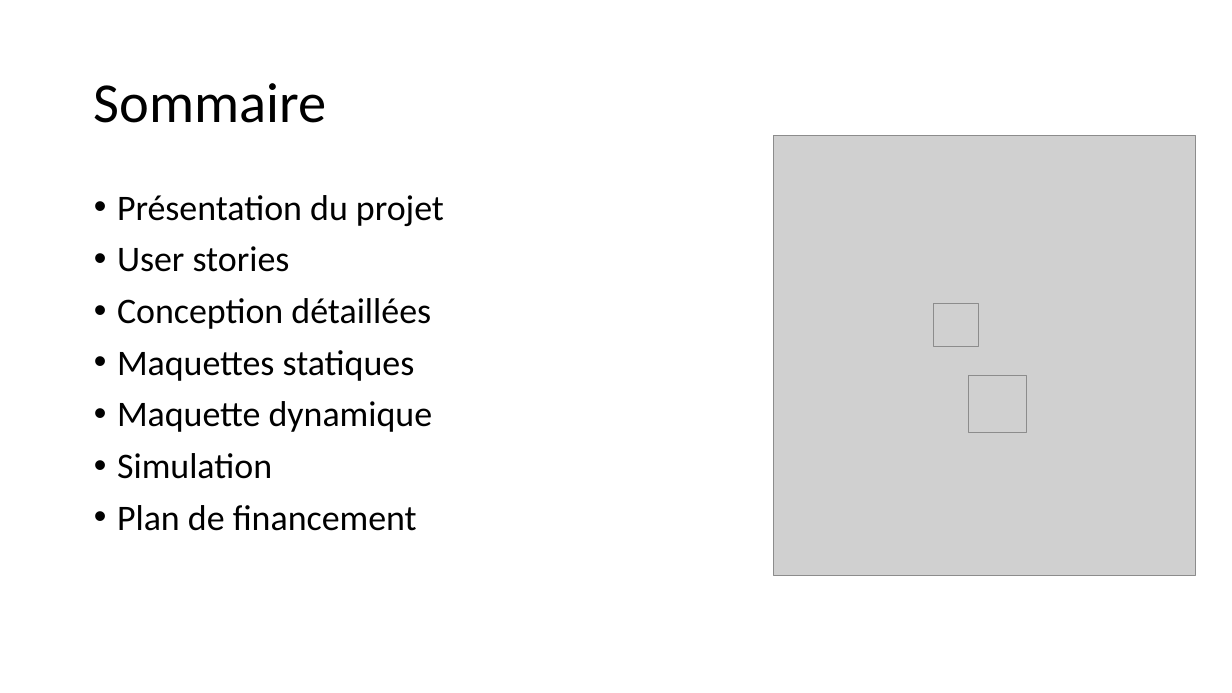
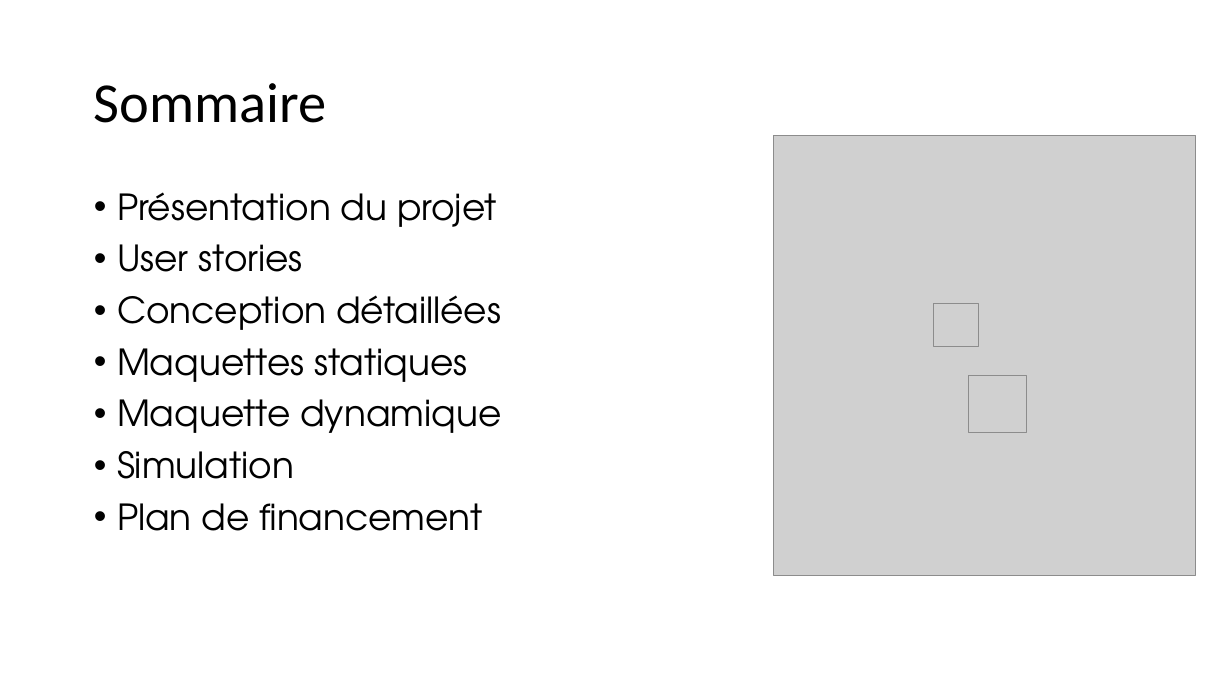
Before and after one commit to Damien-Collot/Repart, a slide deck: slide 2 of Présentation Repart.pptx. Drawn at 1232x693 pixels with LibreOffice and Linux fonts; fonts in the diff are those of the drawing; grey boxes stand for pictures. Boxes give left, top, right and bottom in pixels: in the first picture for what was removed or moved away, otherwise in the second. Text is boxed around its words. In the diff, an @@ line names an element or a change of style, - is before the commit and + after.

```diff
--- a/Présentation Repart.pptx
+++ b/Présentation Repart.pptx
@@ text "Présentation du projet" at (117, 192, 501, 531): font Calibri to TeX Gyre Adventor @@
```
Also in this commit, not shown: 1 other slide changed, 1 slide added, 1 slide removed, 1 other file.
